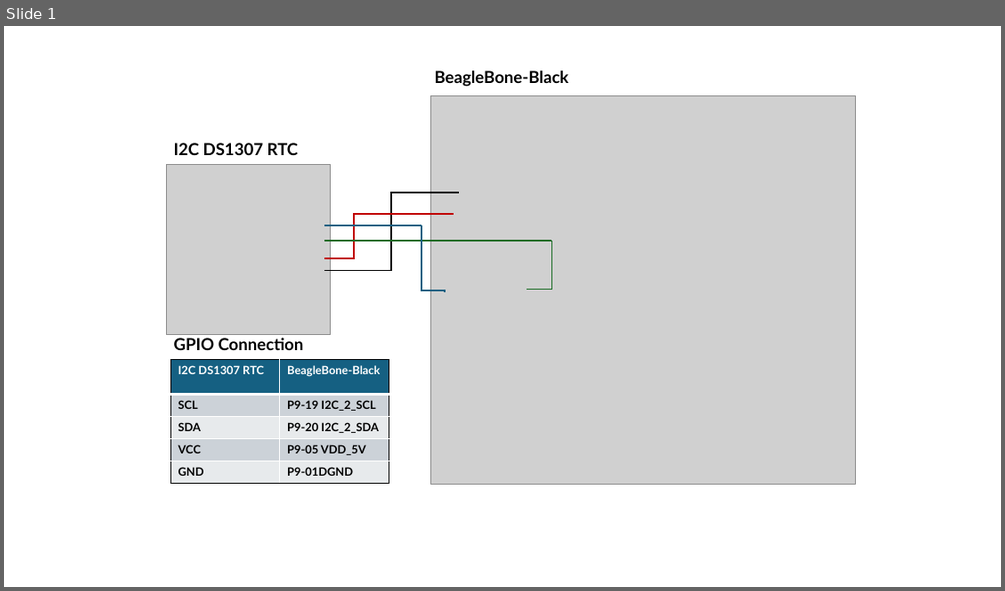
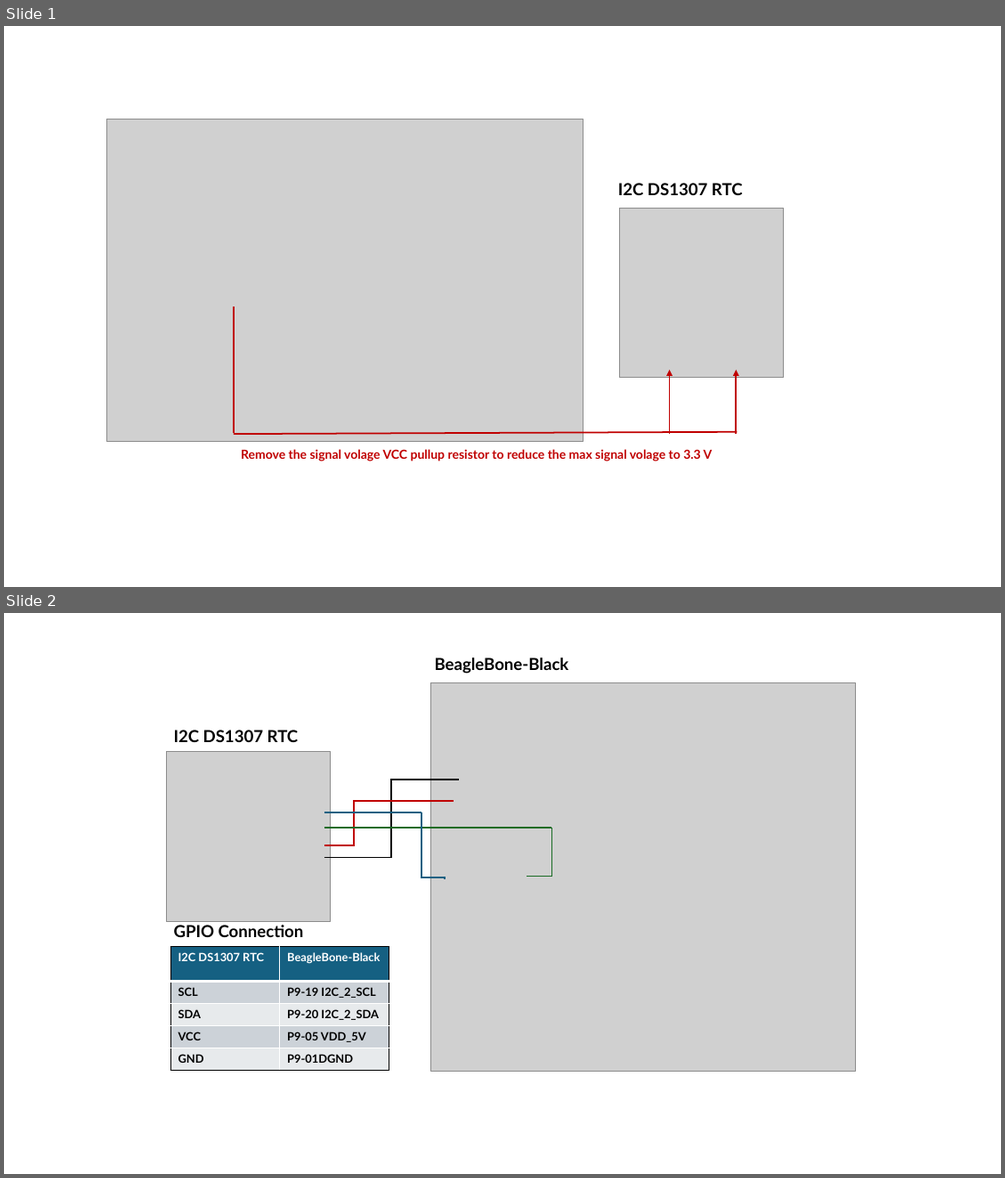
Before and after one commit to LiuYuancheng/Configure_DS1307_RTC_on_BBB_Arduino_RsPI, a slide deck: doc/designDoc.pptx. Shown one above the other, each under a label of ours: slide 1 before the commit, slides 1 and 2 after it. The pictures are 1005x591 and 1005x1178 pixels, drawn with LibreOffice and Linux fonts; fonts in the diff are those of the drawing; grey boxes stand for pictures. Boxes give left, top, right and bottom in pixels: in the first picture for what was removed or moved away, otherwise in the second. Text is boxed around its words. In the diff, an @@ line names an element or a change of style, - is before the commit and + after.

```diff
--- a/doc/designDoc.pptx
+++ b/doc/designDoc.pptx
@@ slide 1 added at (x1=4, y1=26, x2=1001, y2=587), background #FFFFFF @@
@@ picture added at (x1=106, y1=119, x2=582, y2=441) @@
@@ text added at (x1=618, y1=183, x2=743, y2=195), 16 pt, text #000000, bold @@
+I2C DS1307 RTC
@@ picture added at (x1=619, y1=208, x2=784, y2=378) @@
@@ line added from (234, 306) to (234, 433), #C00000 1.5 pt @@
@@ arrow added from (670, 434) to (670, 370), #C00000 1.5 pt @@
@@ arrow added from (736, 434) to (736, 370), #C00000 1.5 pt @@
@@ line added from (736, 432) to (234, 434), #C00000 1.5 pt @@
@@ text added at (x1=241, y1=449, x2=712, y2=461), 12 pt, text #C00000, bold @@
+Remove the signal volage VCC pullup resistor to reduce the max signal volage to 3.3 V
@@ what was slide 1 is now slide 2 @@
```
Also in this commit, not shown: 1 other slide added, 5 other files.
